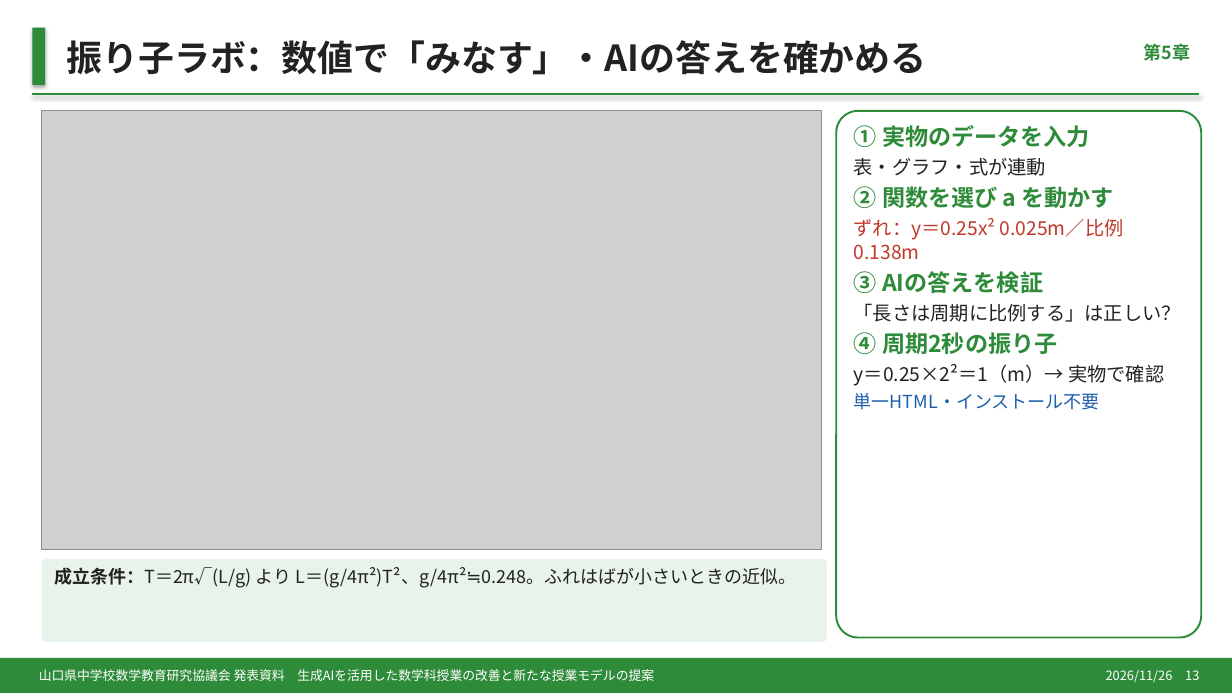
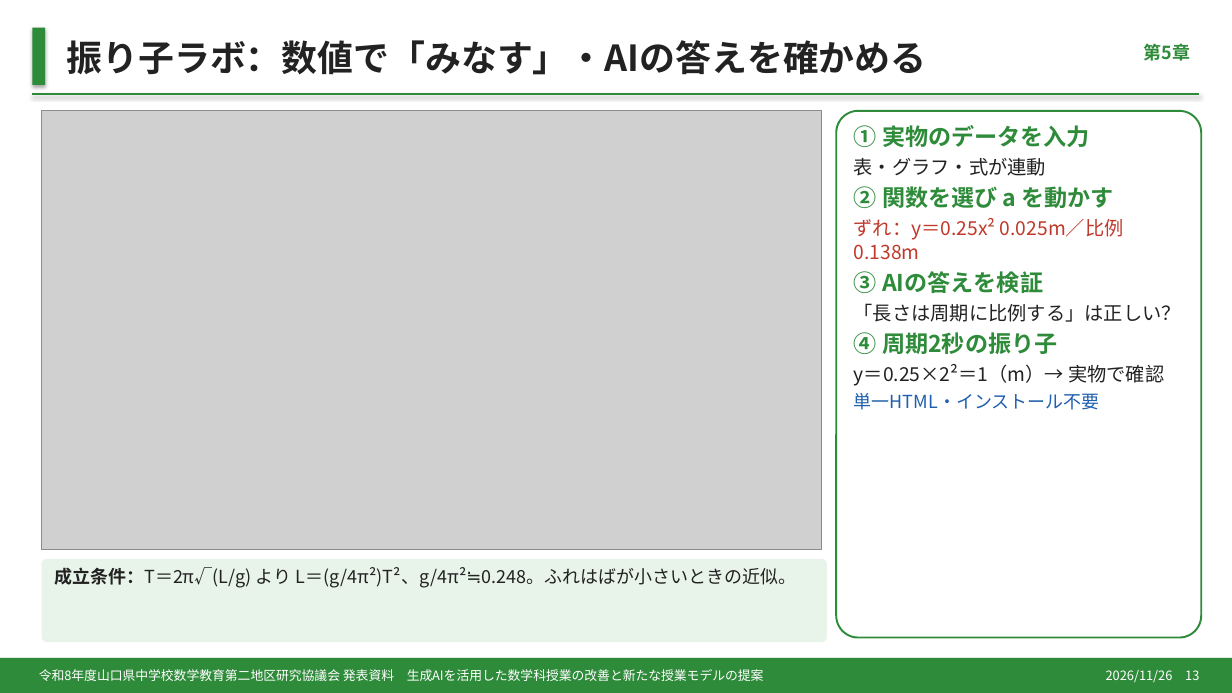
Before and after one commit to margiela14th-sudo/my-ai-project, a slide deck: slide 13 of 07_完成資料/県大会発表_生成AI授業再構築.pptx. Drawn at 1232x693 pixels with LibreOffice and Linux fonts; fonts in the diff are those of the drawing; grey boxes stand for pictures. Boxes give left, top, right and bottom in pixels: in the first picture for what was removed or moved away, otherwise in the second. Text is boxed around its words. In the diff, an @@ line names an element or a change of style, - is before the commit and + after.

```diff
--- a/07_完成資料/県大会発表_生成AI授業再構築.pptx
+++ b/07_完成資料/県大会発表_生成AI授業再構築.pptx
@@ text at [39,669,764,681]: text changed @@
-山口県中学校数学教育研究協議会 発表資料 生成AIを活用した数学科授業の改善と新たな授業モデルの提案
+令和8年度山口県中学校数学教育第二地区研究協議会 発表資料 生成AIを活用した数学科授業の改善と新たな授業モデルの提案
```
Also in this commit, not shown: 18 other slides changed, 4 other files.
